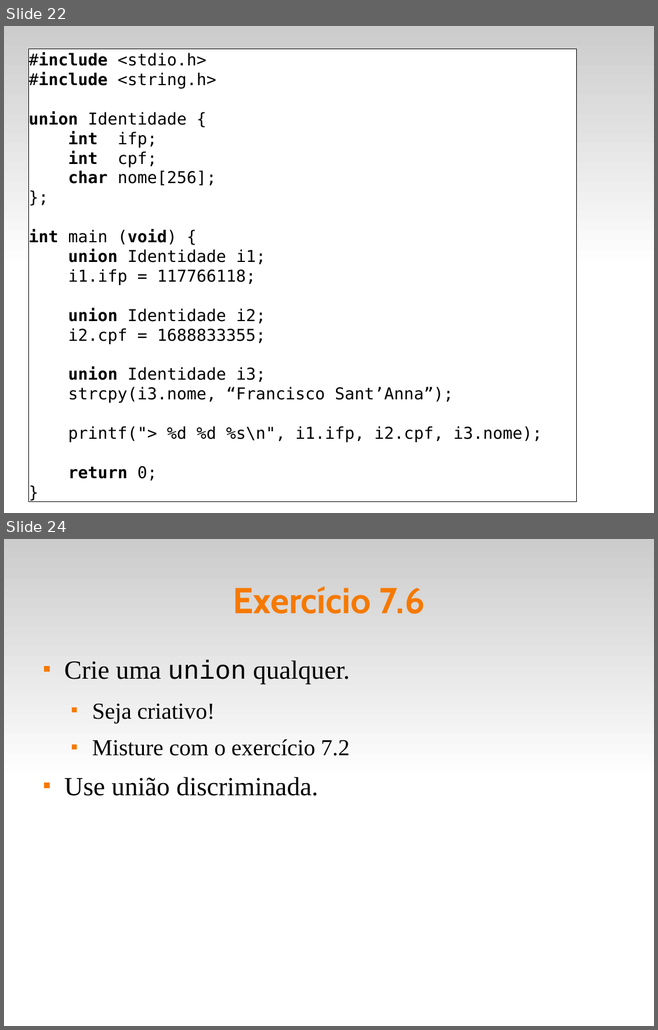
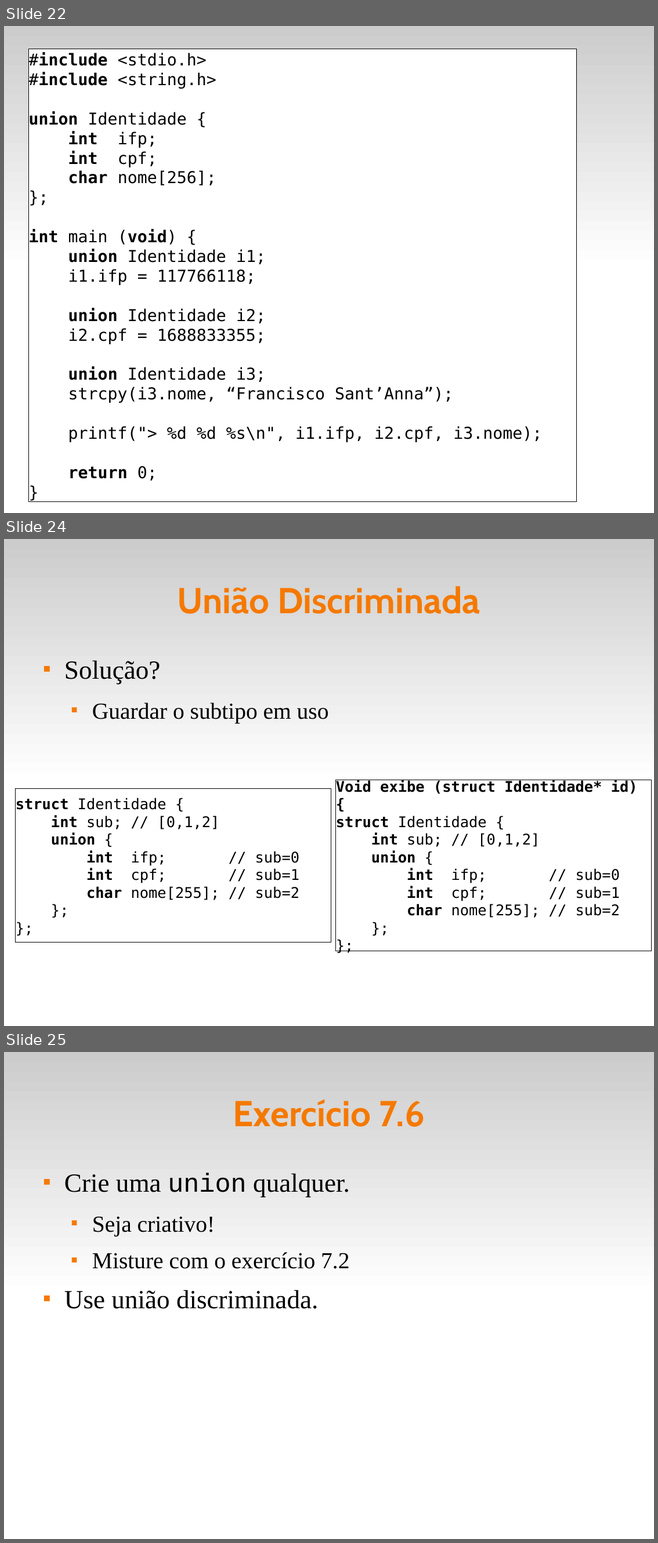
Before and after one commit to fsantanna-uerj/LP1, a slide deck: Slides/lp1-07-compostos.odp. Shown one above the other, each under a label of ours: slides 22 and 24 before the commit, slides 22, 24 and 25 after it; the slides between them are not shown. The pictures are 658x1030 and 658x1543 pixels, drawn with LibreOffice and Linux fonts; fonts in the diff are those of the drawing. Boxes give left, top, right and bottom in pixels: in the first picture for what was removed or moved away, otherwise in the second. Text is boxed around its words. In the diff, an @@ line names an element or a change of style, - is before the commit and + after.

```diff
--- a/Slides/lp1-07-compostos.odp
+++ b/Slides/lp1-07-compostos.odp
@@ slide 24 added at [4,539,654,1026], background #FFFFFF; not listed: 1 template element that a slide beside it also shows @@
@@ title added at [177,586,480,614], 44 pt, text #F57900, bold @@
+União Discriminada
@@ text added at [64,660,329,723], 28 pt, text #000000 @@
+■ Solução?
+  ■ Guardar o subtipo em uso
@@ rectangle added at [336,780,651,951], fill #FFFFFF, outline #000000 0 pt, 18 pt, text #000000 @@
+Void exibe (struct Identidade* id) {
+struct Identidade {
+int sub; // [0,1,2]
+union {
+int ifp; // sub=0
+int cpf; // sub=1
+char nome[255]; // sub=2
+};
+};
@@ rectangle added at [16,789,331,943], fill #FFFFFF, outline #000000 0 pt, 18 pt, text #000000 @@
+struct Identidade {
+int sub; // [0,1,2]
+union {
+int ifp; // sub=0
+int cpf; // sub=1
+char nome[255]; // sub=2
+};
+};
@@ what was slide 24 is now slide 25 @@
```
Also in this commit, not shown: 3 slides changed.
